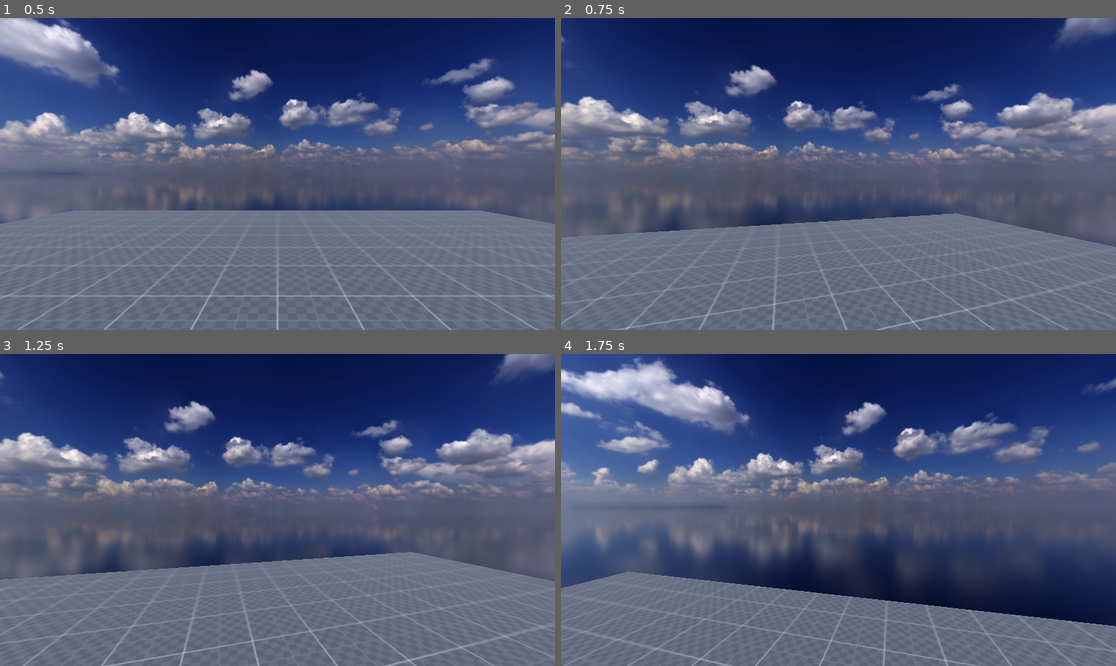
Above: before the commit, frames 1-4 (two rows, left to right).
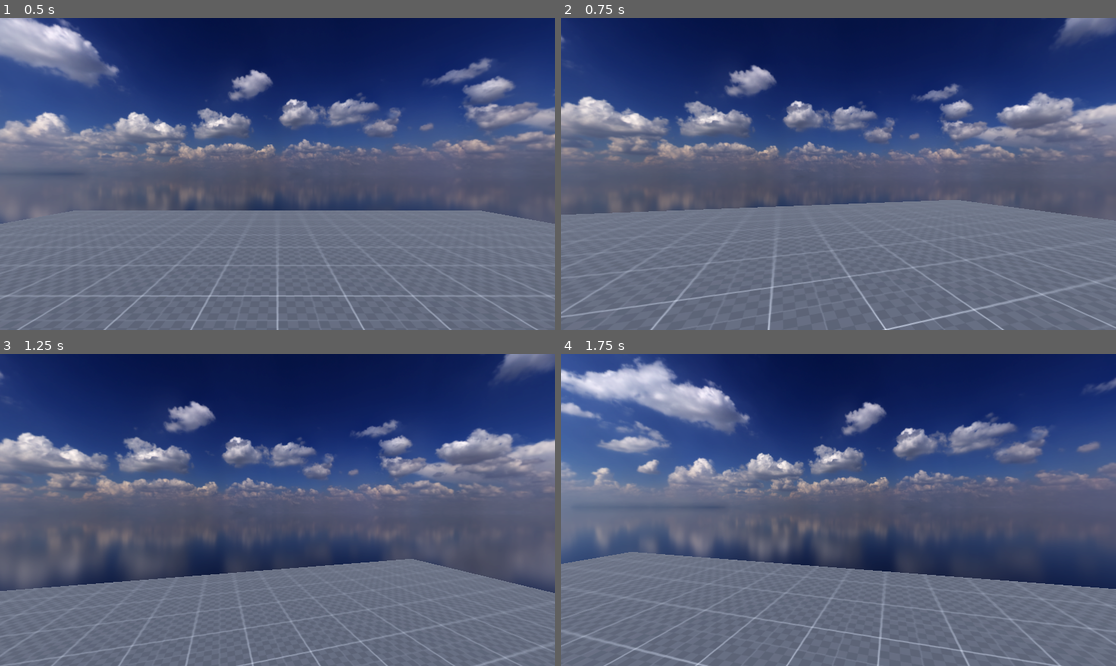
Above: after the commit, the same moments.

Repository: jkghzis/fps-dungeon-crawler
Game: Godot game, scene res://scenes/main.tscn
The game is run twice, just before and just after one commit, with the same random seed, the same clock (stepped at 60 frames per second) and the same inputs.
Inputs (mouse positions are in pixels of both pictures, inside the frame that each line leads up to):
- Up to frame 1 (0.5 s): no input
- Up to frame 2 (0.75 s): tap Enter (ui_accept) at 0.5 s; move the mouse to (866, 174) at 0.52 s; hold W (forward) from 0.53 s (still down); hold Ctrl (crouch) from 0.53 s (still down)
- Up to frame 3 (1.25 s): keep holding W (forward); keep holding Ctrl (crouch); tap Space (jump, bound only after the commit) at 0.77, 1.07 s; tap Alt (free_look) at 0.8 s
- Up to frame 4 (1.75 s): keep holding W (forward); move the mouse to (810, 510) at 1.27 s; release Ctrl (crouch) at 1.28 s; tap Alt (free_look) at 1.35 s; tap Space (jump, bound only after the commit) at 1.52 s; tap Shift (sprint) at 1.55 s

Frame 1 is identical in both runs. In frame 2, 7.6% of the frame differs, in the area x 0-100%, y 58-100%; in frame 3, 4.7%; in frame 4, 11%, in the area x 0-100%, y 63-100%.

Commit message:
Modify sliding
Made it so that sliding has free look with a correct camera tilt.

Added lerp to sprinting.

Added jump input

Diff:
--- a/project.godot
+++ b/project.godot
@@ -41,6 +41,11 @@
 "events": [Object(InputEventKey,"resource_local_to_scene":false,"resource_name":"","device":-1,"window_id":0,"alt_pressed":false,"shift_pressed":false,"ctrl_pressed":false,"meta_pressed":false,"pressed":false,"keycode":0,"physical_keycode":68,"key_label":0,"unicode":100,"echo":false,"script":null)
 ]
 }
+jump={
+"deadzone": 0.5,
+"events": [Object(InputEventKey,"resource_local_to_scene":false,"resource_name":"","device":-1,"window_id":0,"alt_pressed":false,"shift_pressed":false,"ctrl_pressed":false,"meta_pressed":false,"pressed":false,"keycode":0,"physical_keycode":32,"key_label":0,"unicode":32,"echo":false,"script":null)
+]
+}
 sprint={
 "deadzone": 0.5,
 "events": [Object(InputEventKey,"resource_local_to_scene":false,"resource_name":"","device":-1,"window_id":0,"alt_press …(182 unchanged characters)…
--- a/scripts/player.gd
+++ b/scripts/player.gd
@@ -26,19 +26,16 @@
 
 
 # Slide vars
-var slide_timer = 0.0
-var slide_timer_max = 1.0
+var slide_timer = 0.0 #end of slide_timer
+var slide_timer_max = 1.0 #seconds
 var slide_vector = Vector2.ZERO
 var slide_speed = 10.0
 
 
 # Movement Vars
 var crouching_depth = -0.5
-
 const jump_velocity = 4.5
-
 var lerp_speed = 10.0 # Makes the movement feel alot more gradual.
-
 var free_look_tilt_amount = 8
 
 # Input vars
@@ -69,11 +66,12 @@
 
 
 func _physics_process(delta):
+	"""
+	Handle movement states and it's changes.
+	"""
 
-	# handle movement state
-	# Receive movement input
+	# Getting movement input
 	var input_dir = Input.get_vector("left", "right", "forward", "backward")
-
 
 	# Crouching
 	if Input.is_action_pressed("crouch") or sliding:
@@ -83,13 +81,12 @@
 		standing_collision_shape_3d.disabled = true
 		crouching_collision_shape_3d.disabled = false
 
-		# Slide begin logic
-		if sprinting == true and input_dir != Vector2.ZERO:
+		# Handle sliding start
+		if sprinting == true and input_dir != Vector2.ZERO and is_on_floor():
 			sliding = true
 			slide_timer = slide_timer_max
 			slide_vector = input_dir
-			free_looking = true
-			print("Side begin")
+			free_looking = true # Doesnt do anything, just signifies that free_looking is enabled when sliding.
 
 
 
@@ -106,9 +103,11 @@
 		# Change the speed according to weather we are sprinting or not
 		head.position.y = lerp(head.position.y, 0.0, delta * lerp_speed) # Put the players head in a standing position
 
-		if Input.is_action_pressed("sprint"):
+		# Handle sprinting
+		if Input.is_action_pressed("sprint"): # When adding momentum control, add this and is_on_floor()
 			# Sprinting
-			current_speed = sprinting_speed
+			current_speed = lerp(current_speed, sprinting_speed, delta * lerp_speed)
+			# current_speed = sprinting_speed
 
 			walking = false
 			sprinting = true
@@ -126,7 +125,8 @@
 	if Input.is_action_pressed("free_look") or sliding:
 		free_looking = true
 		if sliding:
-			camera_3d.rotation.z = lerp(camera_3d.rotation.z ,-deg_to_rad(7.0), delta * lerp_speed * 2)
+			# camera_3d.rotation.z = lerp(camera_3d.rotation.z ,-deg_to_rad(7.0), delta * lerp_speed * 2) # Adds a tilt to the camera
+			camera_3d.rotation.z = +deg_to_rad(neck.rotation.y * free_look_tilt_amount) # Makes the camera move realistically when sliding (similar to free look)
 		else:
 			camera_3d.rotation.z = -deg_to_rad(neck.rotation.y * free_look_tilt_amount)
 		#camera_3d.rotation.z =  lerp(camera_3d.rotation.z, +deg_to_rad(neck.rotation.y + free_look_tilt_amount), delta * lerp_speed)
@@ -136,13 +136,13 @@
 		camera_3d.rotation.z = lerp(camera_3d.rotation.z, 0.0, delta * lerp_speed)
 
 
-	# Handle sliding
+	# Handle sliding and its end
 	if sliding == true:
 		slide_timer -= delta
 		if slide_timer <= 0:
 			sliding = false
-			print("Side ended")
 			free_looking = false
+			# set the characters direction equal to the cameras direction coming out of a slide
 
 
 
@@ -151,7 +151,7 @@
 		velocity.y -= gravity * delta
 
 	# Handle Jump.
-	if Input.is_action_just_pressed("ui_accept") and is_on_floor():
+	if Input.is_action_just_pressed("jump") and is_on_floor():
 		velocity.y = jump_velocity
 		sliding = false
 
@@ -160,8 +160,10 @@
 
 	direction = lerp(direction, (transform.basis * Vector3(input_dir.x, 0, input_dir.y)).normalized(), delta * lerp_speed)
 
+	# Overrides the players direction, if he is sliding. Looks the slide direction for slides duration
 	if sliding == true:
 		direction = (transform.basis * Vector3(slide_vector.x, 0, slide_vector.y)).normalized()
+
 	if direction:
 		velocity.x = direction.x * current_speed
 		velocity.z = direction.z * current_speed
